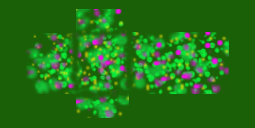
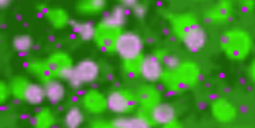
Layer changes from the first w=255, h=128 image to the second:
removed layer "Layer" over [26, 9, 229, 118]
renamed "Pasted Layer" to "Layer", painted on it over [0, 0, 255, 128]
removed layer "Background" over [0, 0, 255, 128]
